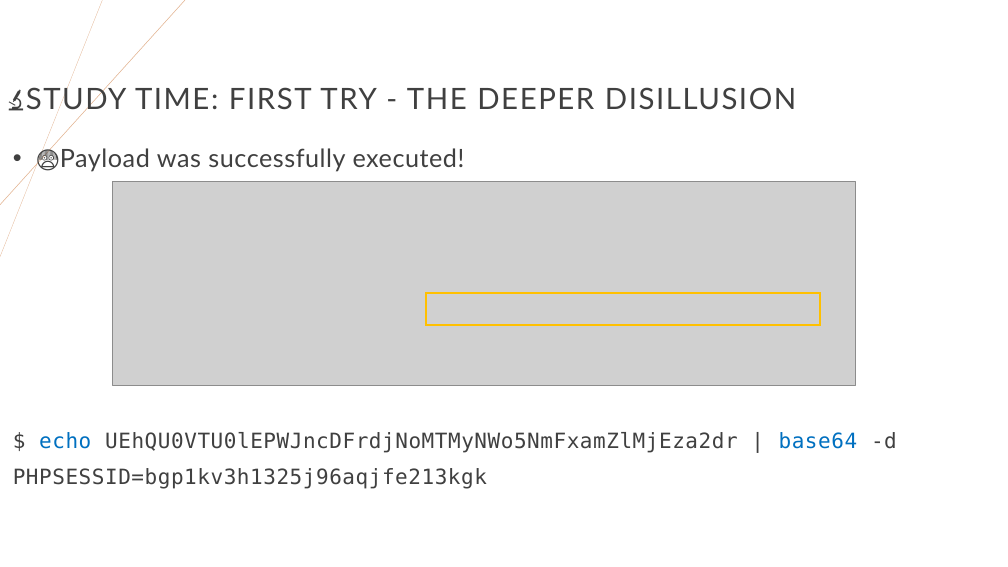
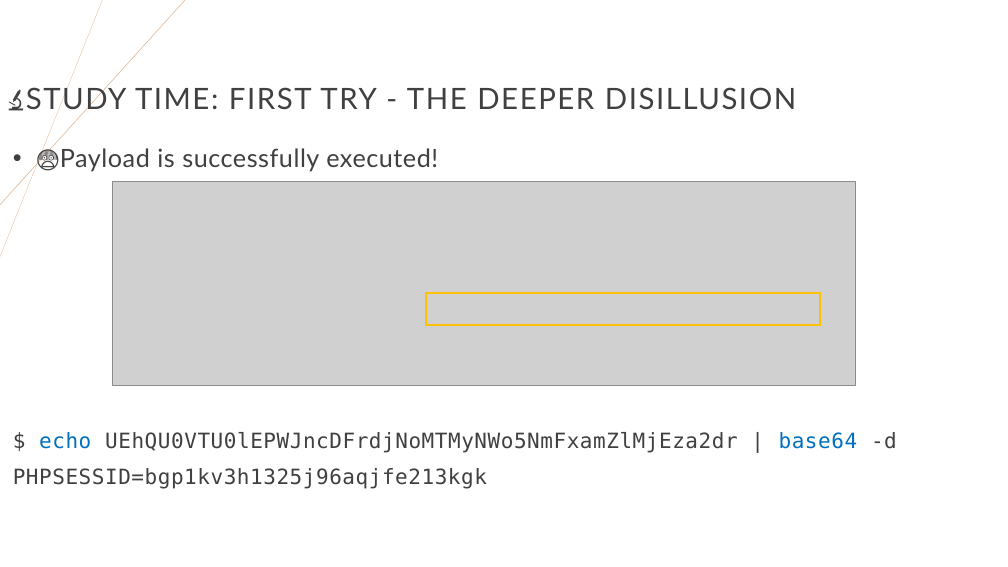
Before and after one commit to righettod/voxxeddays-lux-2024, a slide deck: slide 31 of presentation.pptx. Drawn at 1008x567 pixels with LibreOffice and Linux fonts; fonts in the diff are those of the drawing; grey boxes stand for pictures. Boxes give left, top, right and bottom in pixels: in the first picture for what was removed or moved away, otherwise in the second. Text is boxed around its words. In the diff, an @@ line names an element or a change of style, - is before the commit and + after.

```diff
--- a/presentation.pptx
+++ b/presentation.pptx
@@ text at <box>60,148,438,172</box>: text changed @@
-• 😨Payload was successfully executed!
+• 😨Payload is successfully executed!
```
Also in this commit, not shown: 27 other slides changed, 3 other files.
